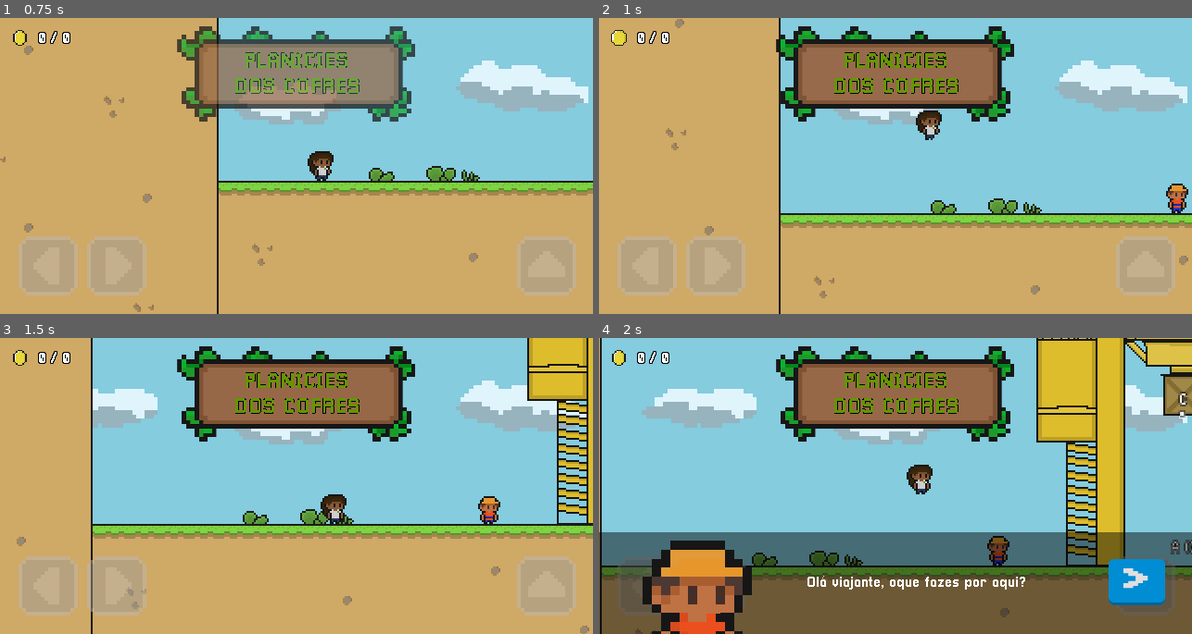
Above: before the commit, frames 1-4 (two rows, left to right).
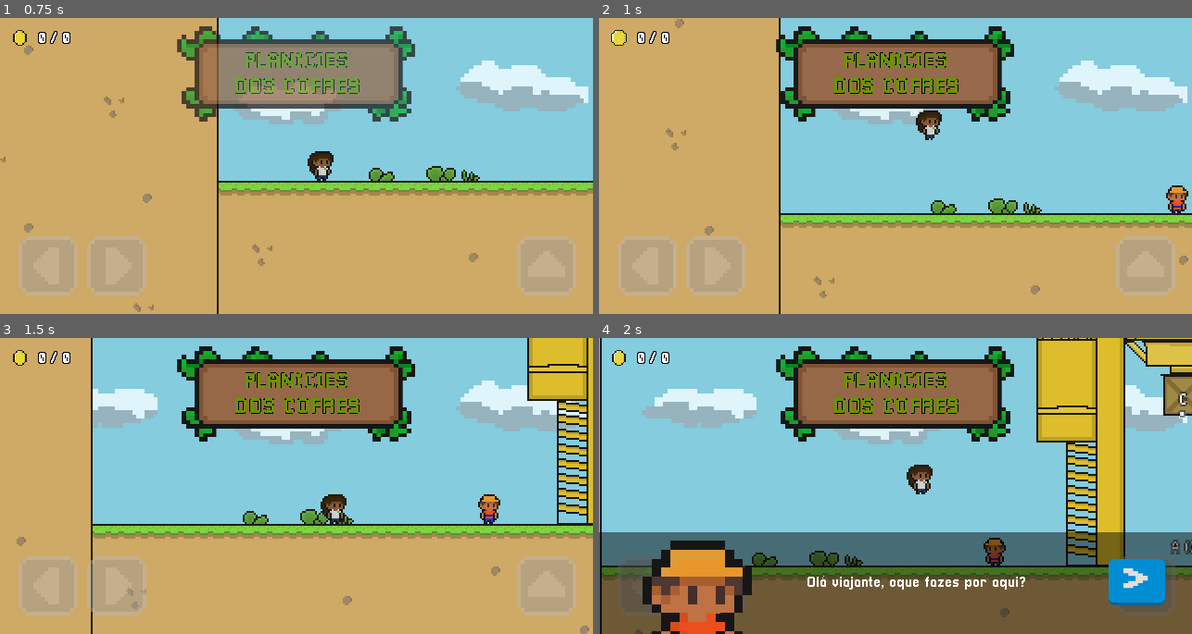
Above: after the commit, the same moments.

Repository: DanilloPitta/MathMinigames
Game: Godot game, scene res://src/Levels/level_4.tscn
Two runs of this game, one before a commit and one after it. Both use one fixed random seed, a clock stepped at 60 frames per second and the inputs below. This scene is started directly instead of the project's main scene.
Inputs (mouse positions are in pixels of both pictures, inside the frame that each line leads up to):
- Up to frame 1 (0.75 s): move the mouse to (426, 151) at 0.52 s; hold Right (ui_right) from 0.53 s (still down); click (426, 151) at 0.67 s
- Up to frame 2 (1 s): keep holding Right (ui_right); tap W (jump) at 0.77 s
- Up to frame 3 (1.5 s): keep holding Right (ui_right); move the mouse to (177, 500) at 1.27 s
- Up to frame 4 (2 s): keep holding Right (ui_right); tap W (jump) at 1.52 s

Frame 1 is identical in both runs. In frame 2, 0.2% of the frame differs, in the area x 95-100%, y 55-66%; in frame 3, 0.2%; in frame 4, 0.2%, in the area x 64-70%, y 66-77%.

Commit message:
Add Flip to a NPC Sprite in MOPP

Diff:
--- a/src/Scenes/middle_of_points_puzzle.tscn
+++ b/src/Scenes/middle_of_points_puzzle.tscn
@@ -124,7 +124,8 @@
 sprite_frames = SubResource("SpriteFrames_dk82j")
 animation = &"idle"
 autoplay = "idle"
-frame_progress = 0.355281
+frame = 1
+frame_progress = 0.742393
 
 [node name="CratePicker" type="Sprite2D" parent="."]
 position = Vector2(-42, -32)
--- a/src/Scripts/middle_of_points_puzzle.gd
+++ b/src/Scripts/middle_of_points_puzzle.gd
@@ -16,6 +16,7 @@
 func _on_entrance_area_body_entered(body):
 	if body.name == "CharacterBody2D" and completed == false:
 		Global.paused = true
+		$AnimatedSprite2D.flip_h = true
 		var npc_talk_scene = npc_talk.instantiate()
 		npc_talk_scene.text_changed.connect(_on_npc_talk_text_changed)
 		npc_talk_scene.npc_img_path = npc_talk_texture
@@ -29,6 +30,7 @@
 		get_parent().get_node("Camera2D").zoom.x = 1.7
 		get_parent().get_node("Camera2D").zoom.y = 1.7
 	if idx == 4:
+		$AnimatedSprite2D.flip_h = false
 		var resolution_ui_scene = resolution_ui.instantiate()
 		resolution_ui_scene.completed.connect(_on_resolution_ui_completed)
 		get_parent().add_child(resolution_ui_scene)
